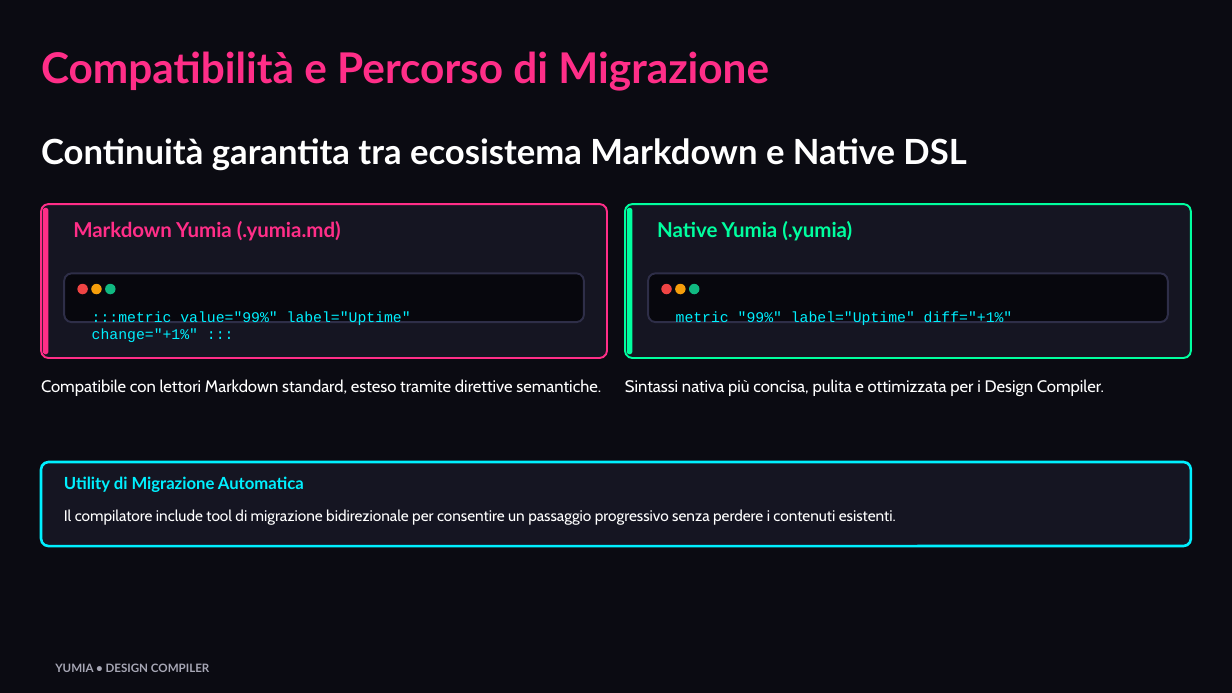
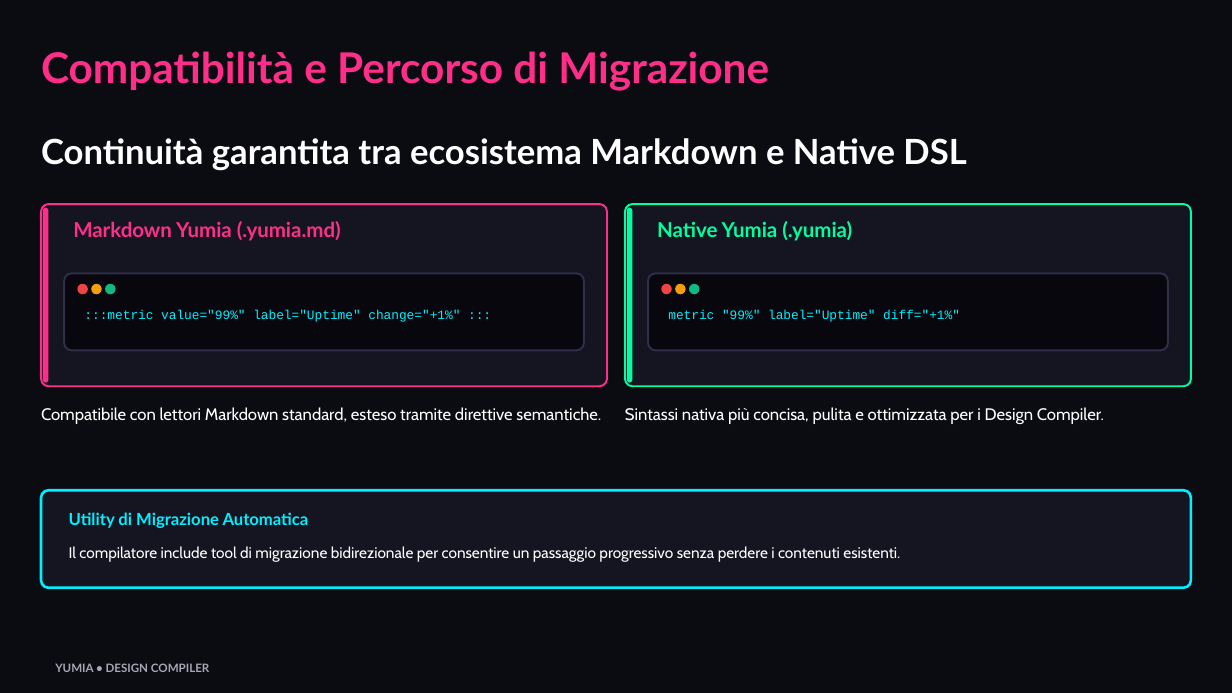
Before and after one commit to biagio-scaglia/Yumia-MD, a slide deck: slide 13 of presentation.pptx. Drawn at 1232x693 pixels with LibreOffice and Linux fonts; fonts in the diff are those of the drawing. Boxes give left, top, right and bottom in pixels: in the first picture for what was removed or moved away, otherwise in the second. Text is boxed around its words. In the diff, an @@ line names an element or a change of style, - is before the commit and + after.

Commit message:
fix(parser,layout,pptx): stop diagram ghost nodes, code overflow, and VS wrap
Parse full bracket labels in node directives, ignore orphan diagram aliases, size code blocks for wrapped lines, and widen compare VS badges.

```diff
--- a/presentation.pptx
+++ b/presentation.pptx
@@ rounded rectangle: place and size @@
-rounded rectangle at bbox=[41, 204, 606, 359]
+rounded rectangle at bbox=[41, 204, 606, 386]
@@ rounded rectangle: place and size @@
-rounded rectangle at bbox=[43, 208, 48, 355]
+rounded rectangle at bbox=[43, 208, 48, 383]
@@ rounded rectangle: place and size @@
-rounded rectangle at bbox=[625, 204, 1190, 359]
+rounded rectangle at bbox=[625, 204, 1190, 386]
@@ rounded rectangle: place and size @@
-rounded rectangle at bbox=[627, 208, 632, 355]
+rounded rectangle at bbox=[627, 208, 632, 383]
@@ rounded rectangle: place and size @@
-rounded rectangle at bbox=[64, 274, 583, 323]
+rounded rectangle at bbox=[64, 274, 583, 350]
@@ rounded rectangle: place and size @@
-rounded rectangle at bbox=[648, 274, 1167, 323]
+rounded rectangle at bbox=[648, 274, 1167, 350]
@@ text ":::metric value="99%" label="Uptime" change="+1%" :::" at bbox=[84, 310, 460, 322]: size 11.5 to 10 pt @@
@@ text "metric "99%" label="Uptime" diff="+1%"" at bbox=[668, 310, 960, 322]: size 11.5 to 10 pt @@
@@ text "Compatibile con lettori Markdown standard, ...": place and size @@
-text "Compatibile con lettori Markdown standard, ..." at bbox=[41, 379, 601, 396]
+text "Compatibile con lettori Markdown standard, ..." at bbox=[41, 407, 601, 424]
@@ text "Sintassi nativa più concisa, pulita ...": place and size @@
-text "Sintassi nativa più concisa, pulita ..." at bbox=[625, 379, 1104, 396]
+text "Sintassi nativa più concisa, pulita ..." at bbox=[625, 407, 1104, 424]
@@ proportions changed in 5 elements at bbox=[41, 204, 606, 386], bbox=[625, 204, 1190, 386], bbox=[64, 274, 583, 350], bbox=[648, 274, 1167, 350], bbox=[41, 491, 1190, 589] @@
@@ rounded rectangle: place and size @@
-rounded rectangle at bbox=[41, 462, 1190, 546]
+rounded rectangle at bbox=[41, 491, 1190, 589]
@@ text "Utility di Migrazione Automatica": place and size @@
-text "Utility di Migrazione Automatica" at bbox=[64, 476, 304, 492]
+text "Utility di Migrazione Automatica" at bbox=[69, 512, 309, 528]
@@ text "Il compilatore include tool di ...": place and size @@
-text "Il compilatore include tool di ..." at bbox=[64, 509, 896, 525]
+text "Il compilatore include tool di ..." at bbox=[69, 546, 900, 562]
```
Also in this commit, not shown: 9 other slides changed, 8 other files.
